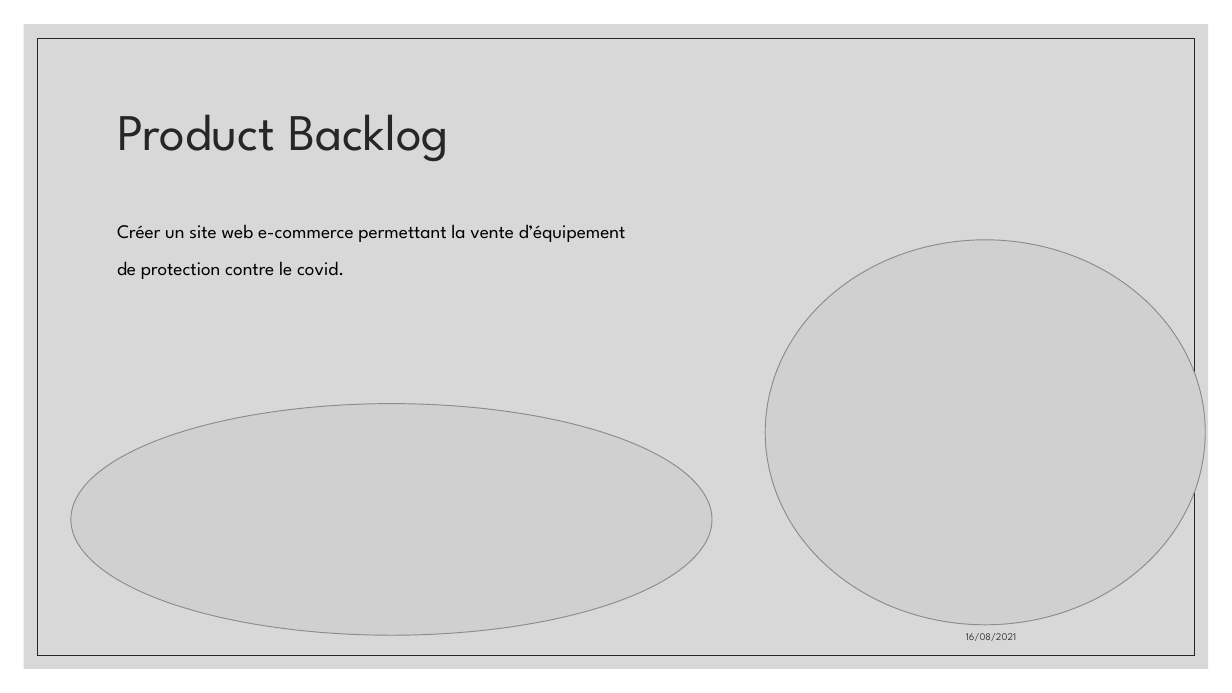
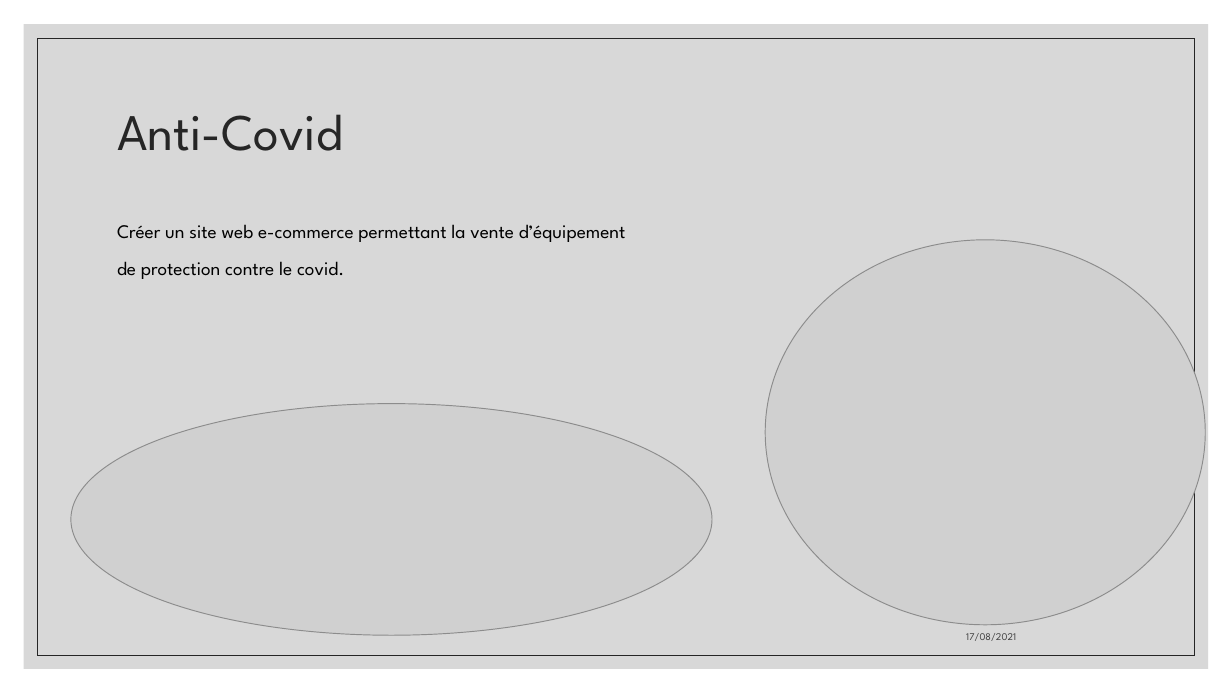
Before and after one commit to JeanTalgornThomas/scrumprojet, a slide deck: slide 2 of présentation.pptx. Drawn at 1232x693 pixels with LibreOffice and Linux fonts; fonts in the diff are those of the drawing; grey boxes stand for pictures. Boxes give left, top, right and bottom in pixels: in the first picture for what was removed or moved away, otherwise in the second. Text is boxed around its words. In the diff, an @@ line names an element or a change of style, - is before the commit and + after.

```diff
--- a/présentation.pptx
+++ b/présentation.pptx
@@ title at [117, 114, 343, 151]: text changed @@
-Product Backlog
+Anti-Covid
@@ text at [966, 633, 1016, 641]: text changed @@
-16/08/2021
+17/08/2021
```
Also in this commit, not shown: 8 other slides changed, 2 slides added, 1 other file.
